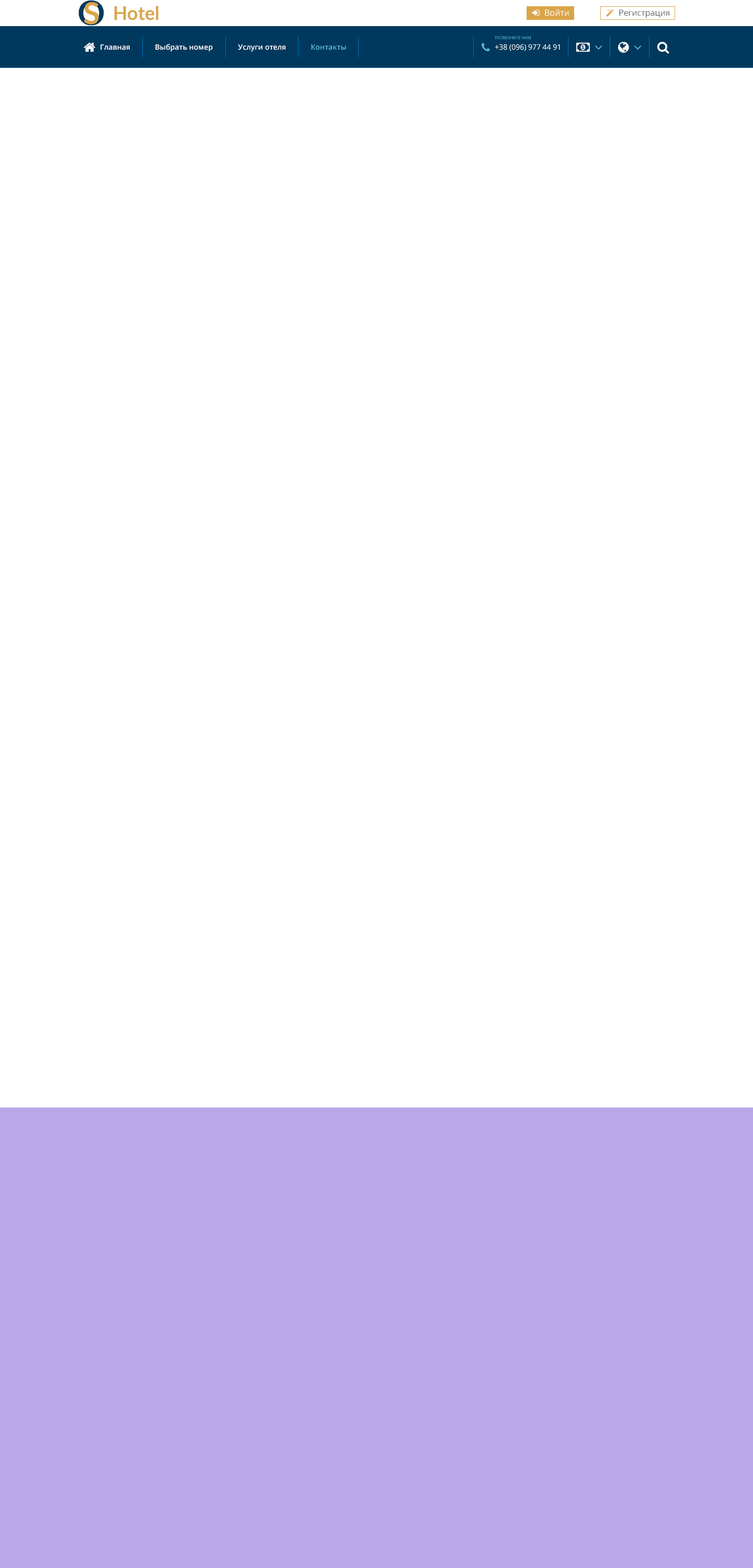
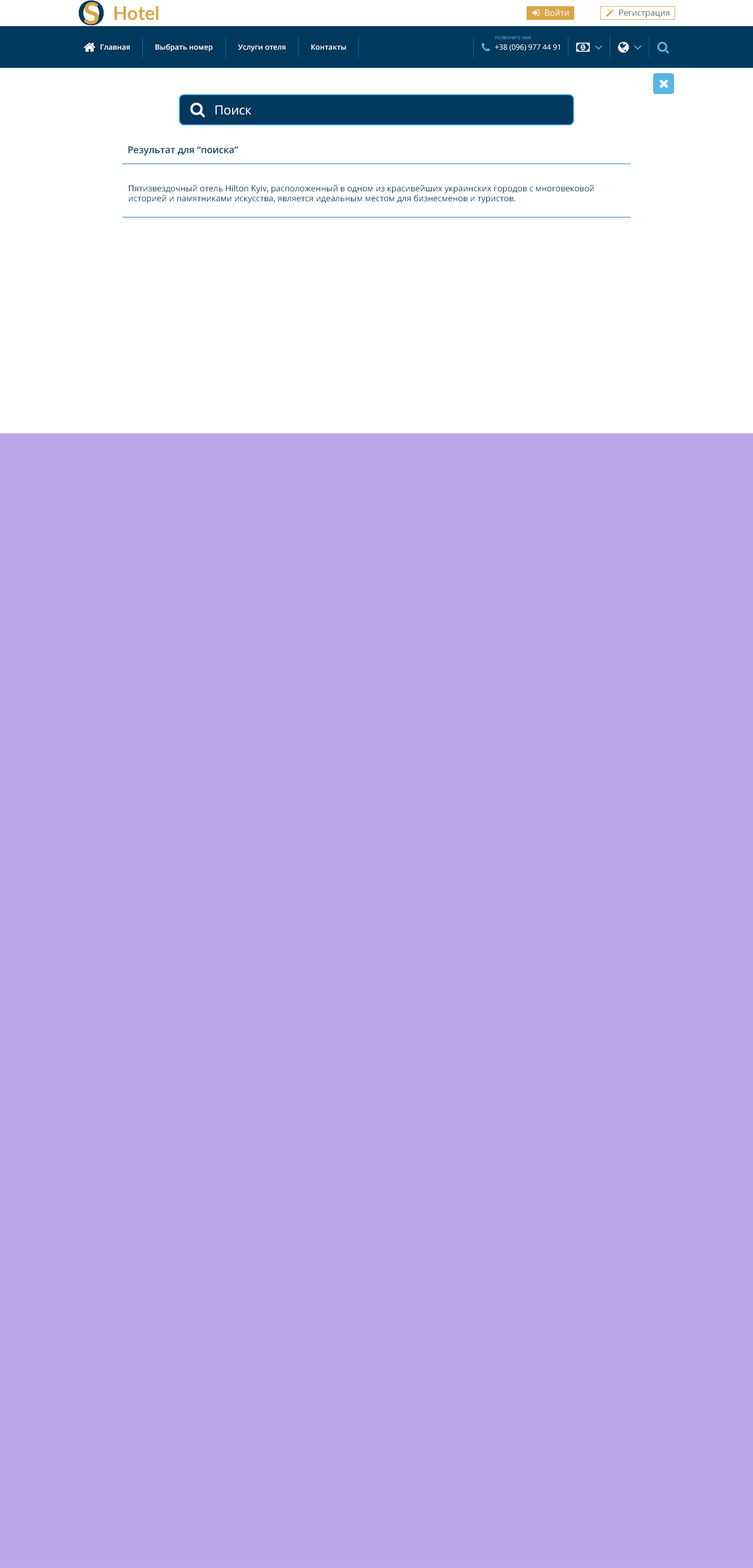
Comparing the layer stacks of the two 753 x 1568 images. Changes:
painted on "search r10 l15" over [656, 41, 670, 54]
painted on "Контакты" over [310, 44, 347, 51]
added layer (unnamed layer) (1st of 2, in "bl-1") in group "bl-1" over [659, 79, 668, 89]
added layer "40x40 r5" in group "bl-1" over [652, 73, 674, 95]
added group "search" with 3 layers in group "bl-1" over [178, 94, 574, 126]
added layer (unnamed layer) (2nd of 2, in "bl-1" › "search") in group "search" over [190, 102, 205, 118]
added layer "Поиск" in group "search" over [215, 105, 252, 115]
added layer "756x60 r10 b2px in" in group "search" over [178, 94, 574, 126]
added group "result" with 4 layers in group "bl-1" over [122, 146, 631, 218]
added layer "Результат для “поиска” top40" in group "result" over [128, 146, 239, 156]
added layer "972x1 top20 bot 40" in group "result" over [122, 163, 631, 165]
added layer "Пятизвездочный отель Hilton Kyiv, расположенный в одном из крас" in group "result" over [128, 184, 594, 204]
added layer "972x1 top30" in group "result" over [122, 216, 631, 218]
renamed "bg" to "bg h100%", painted on it over [0, 73, 753, 1108]
